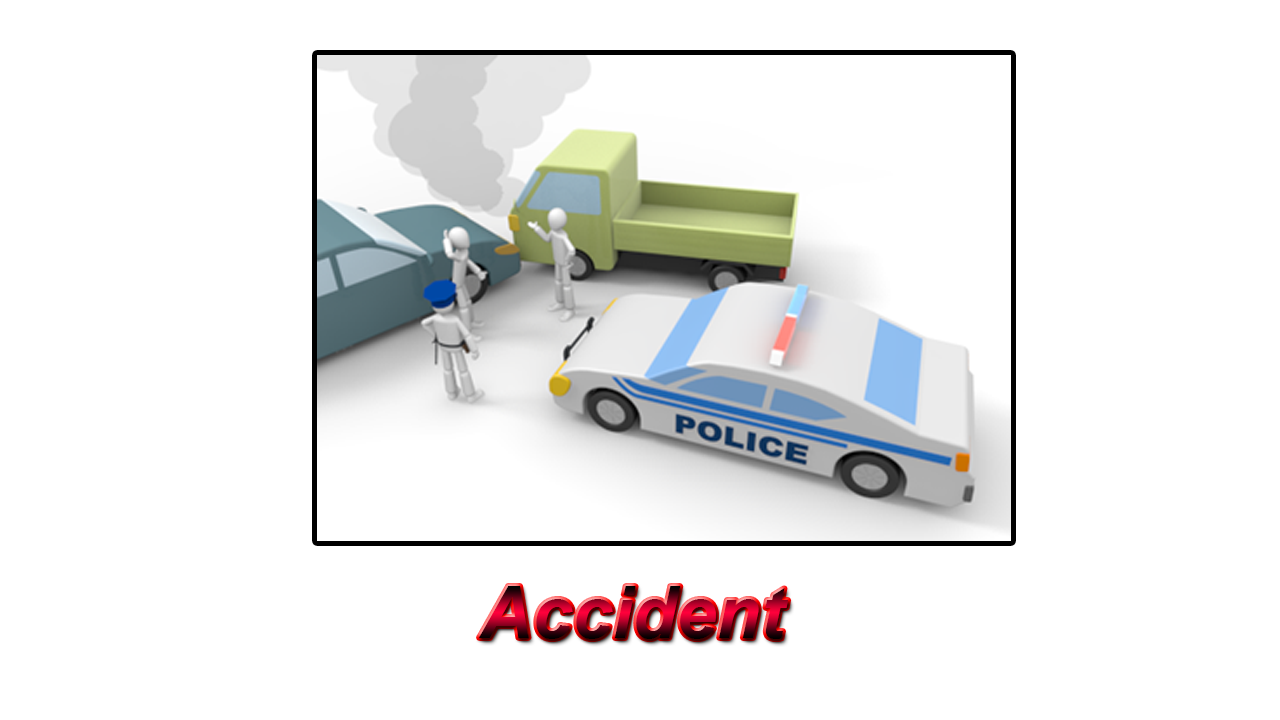
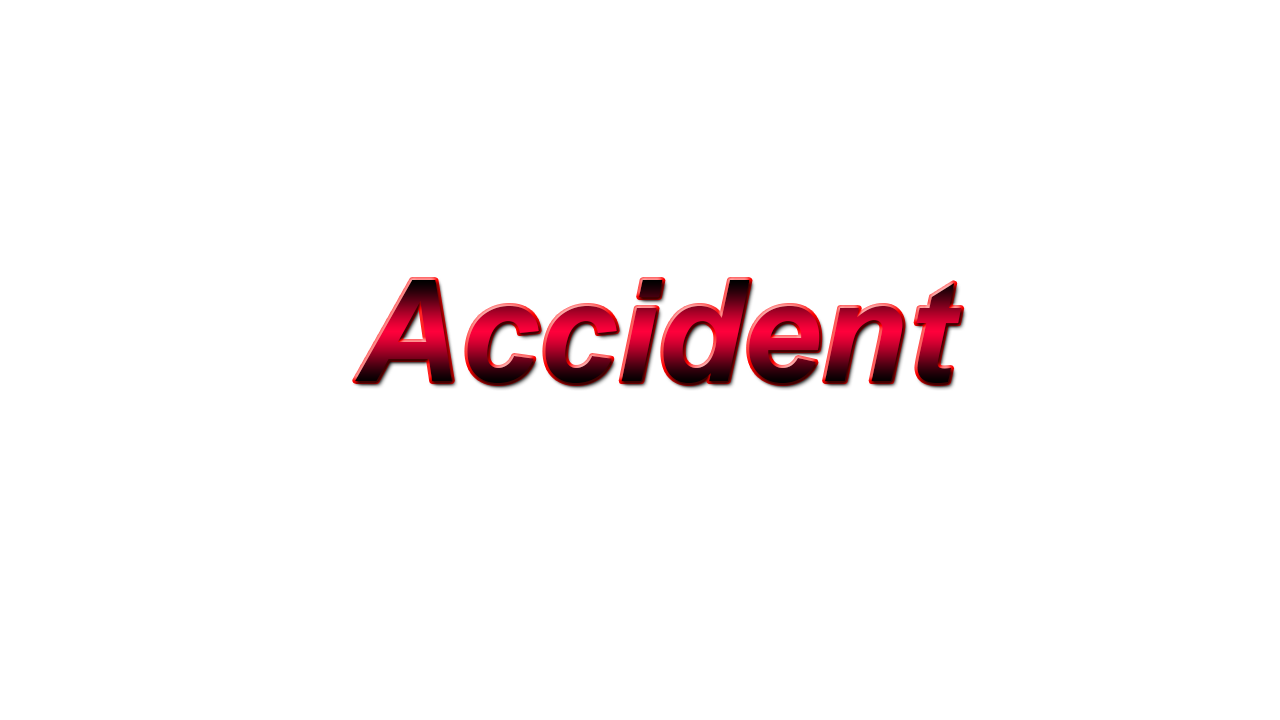
The second (1280, 720) image is a revision of the first. Changes to its layers:
painted on "Accident" over (x1=355, y1=280, x2=962, y2=639)
hid "Layer 1" over (x1=317, y1=55, x2=1011, y2=541)
